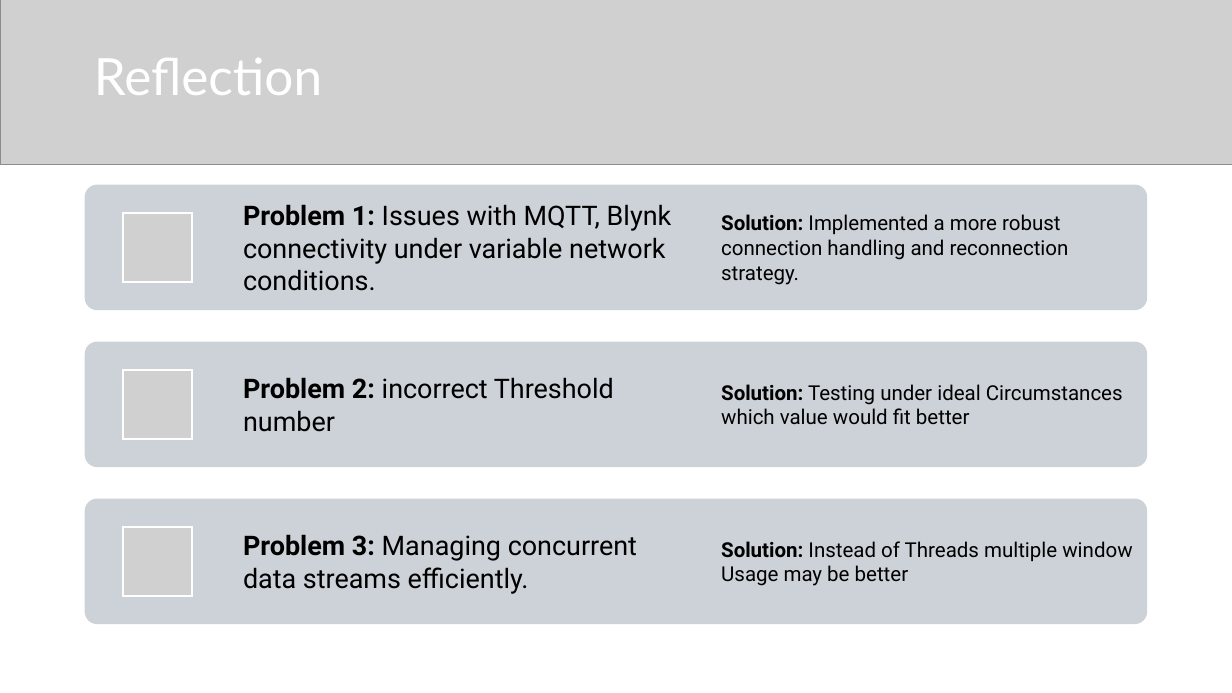
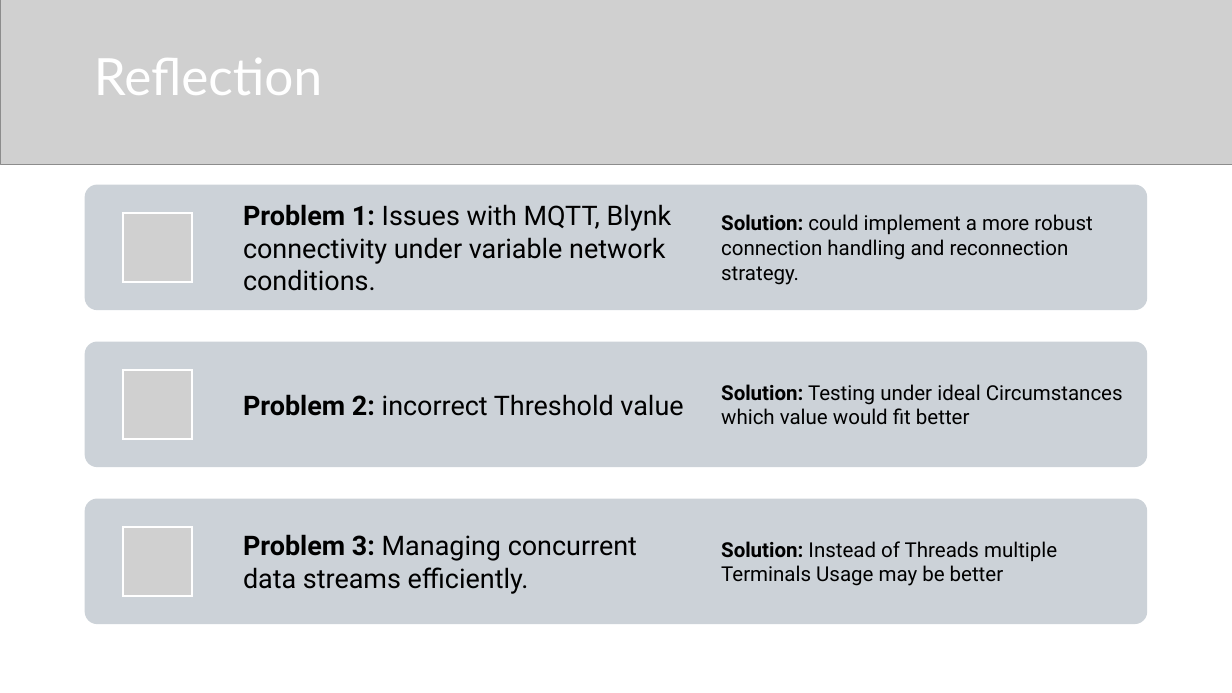
Before and after one commit to FloberPoP/IoT-Repo, a slide deck: slide 4 of Project Presentation.pptx. Drawn at 1232x693 pixels with LibreOffice and Linux fonts; fonts in the diff are those of the drawing; grey boxes stand for pictures. Boxes give left, top, right and bottom in pixels: in the first picture for what was removed or moved away, otherwise in the second. Text is boxed around its words. In the diff, an @@ line names an element or a change of style, - is before the commit and + after.

```diff
--- a/Project Presentation.pptx
+++ b/Project Presentation.pptx
@@ text at (721, 214, 1092, 285): text changed @@
-Solution: Implemented a more robust connection handling and reconnection strategy.
+Solution: could implement a more robust connection handling and reconnection strategy.
@@ text at (243, 394, 683, 416): text changed @@
-Problem 2: incorrect Threshold number
+Problem 2: incorrect Threshold value
@@ text at (721, 541, 1057, 586): text changed @@
-Solution: Instead of Threads multiple window Usage may be better
+Solution: Instead of Threads multiple Terminals Usage may be better
```
